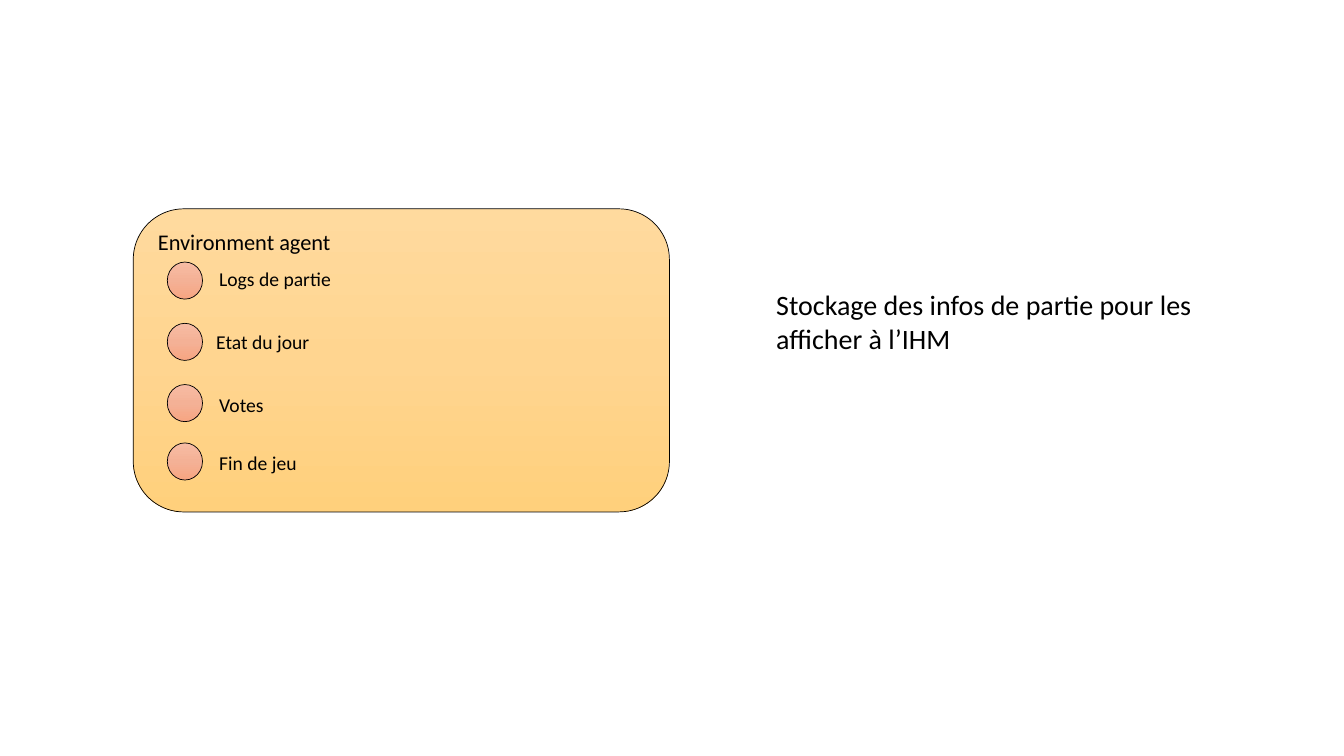
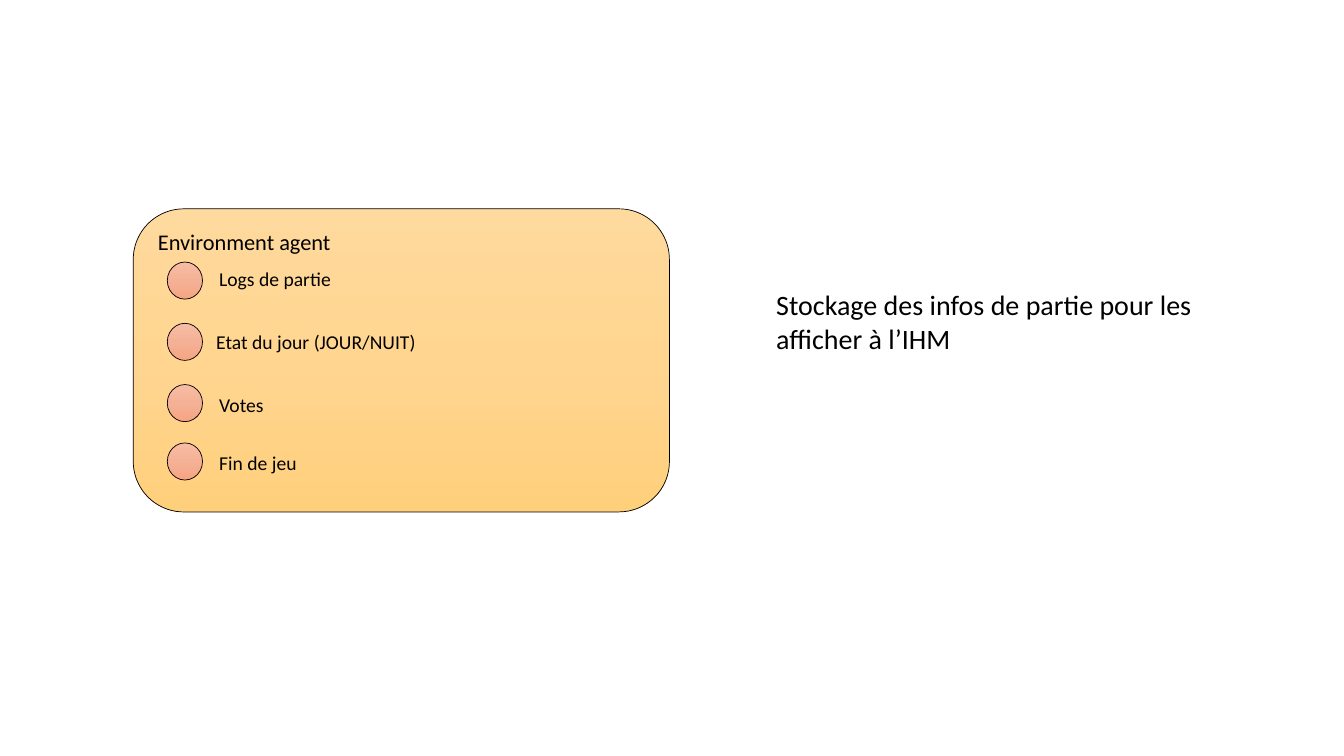
Before and after one commit to konamdav/Loup-Garou, a slide deck: slide 7 of README.pptx. Drawn at 1344x756 pixels with LibreOffice and Linux fonts; fonts in the diff are those of the drawing. Boxes give left, top, right and bottom in pixels: in the first picture for what was removed or moved away, otherwise in the second. Text is boxed around its words. In the diff, an @@ line names an element or a change of style, - is before the commit and + after.

```diff
--- a/README.pptx
+++ b/README.pptx
@@ text at <box>216,335,416,353</box>: text changed @@
-Etat du jour
+Etat du jour (JOUR/NUIT)
```
Also in this commit, not shown: 8 other slides changed, 3 slides added.
